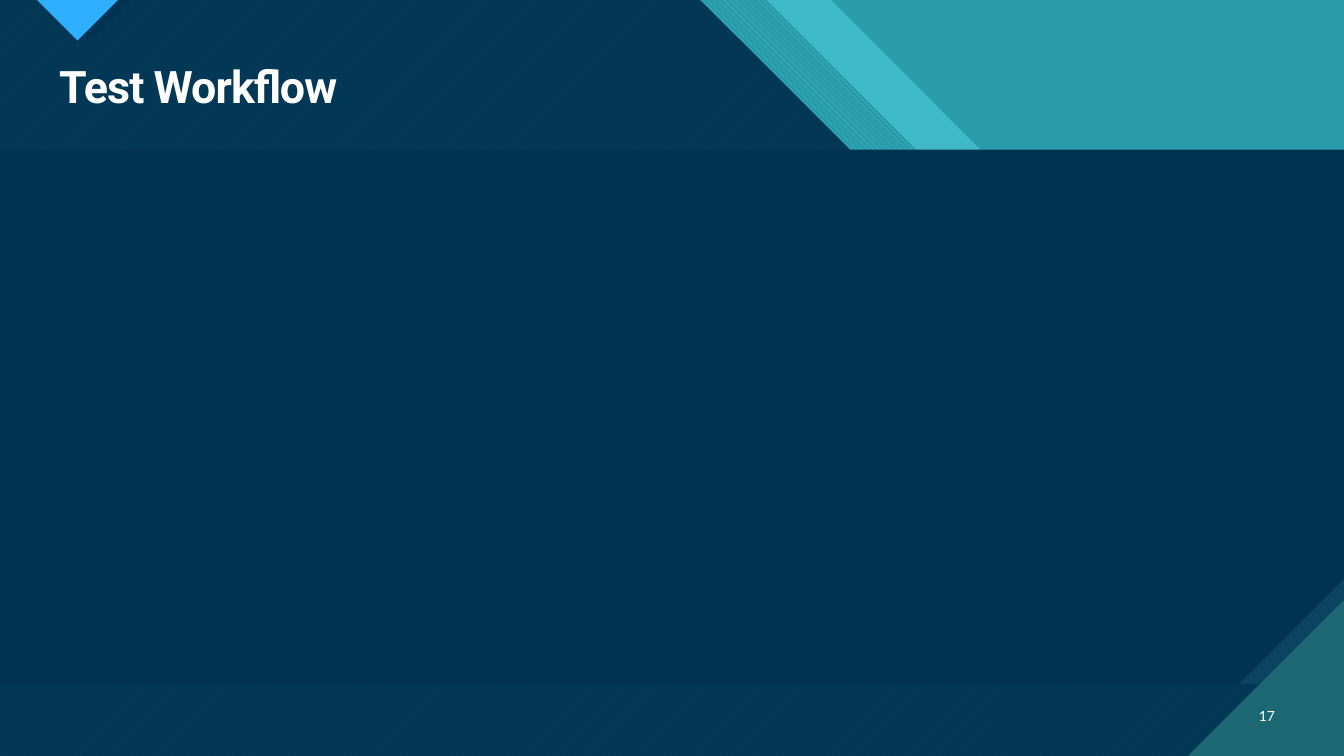
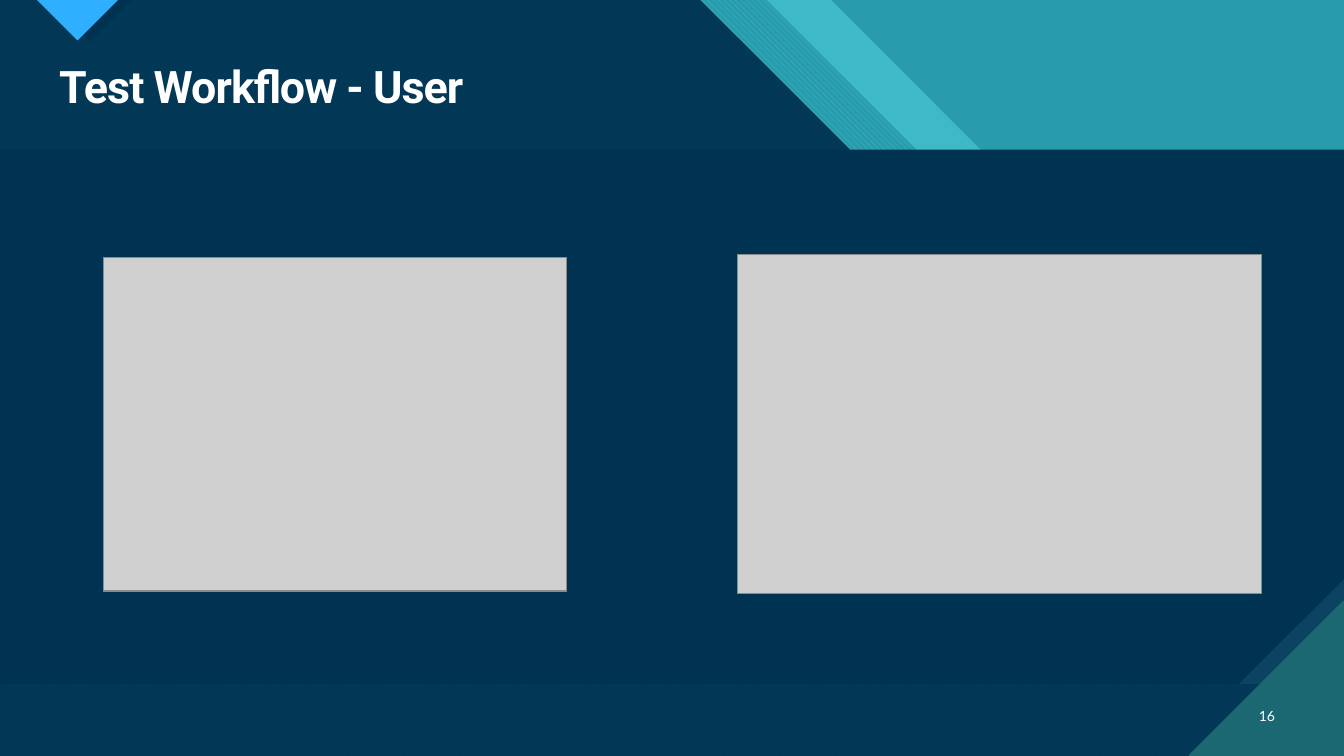
Before and after one commit to JacquelynDeHart/SIMS_CS3321, a slide deck: slide 16 of SE Final SIMS Presentation.pptx (slide 17 before the commit). Drawn at 1344x756 pixels with LibreOffice and Linux fonts; fonts in the diff are those of the drawing; grey boxes stand for pictures. Boxes give left, top, right and bottom in pixels: in the first picture for what was removed or moved away, otherwise in the second. Text is boxed around its words. In the diff, an @@ line names an element or a change of style, - is before the commit and + after.

Commit message:
Final ppt version

```diff
--- a/SE Final SIMS Presentation.pptx
+++ b/SE Final SIMS Presentation.pptx
@@ title at <box>59,69,463,104</box>: text changed @@
-Test Workflow
+Test Workflow - User
@@ picture added at <box>103,257,566,591</box> @@
@@ picture added at <box>738,255,1262,594</box> @@
@@ page number at <box>1259,711,1275,721</box>: text changed @@
-17
+16
```
Also in this commit, not shown: 3 other slides changed, 1 slide added, 1 slide removed.
